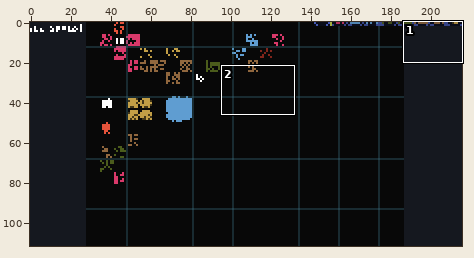
Sprite sheet: 12level.png. Above, an overview of the earlier version with the close-up marked.
Close-up. First the earlier version:
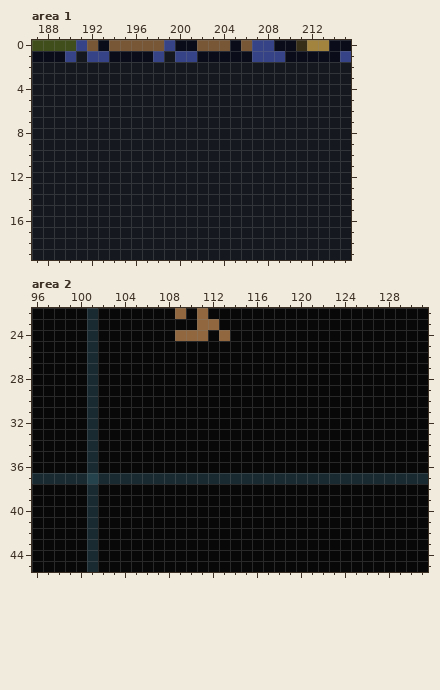
The file is 216x112 pixels. Colours within 5 levels of each other are drawn and written as one. Shown: area 1: x 187..215, y 0..19; area 2: x 96..131, y 22..45. The commit also changed other parts of the picture, which this record leaves out.
After the commit:
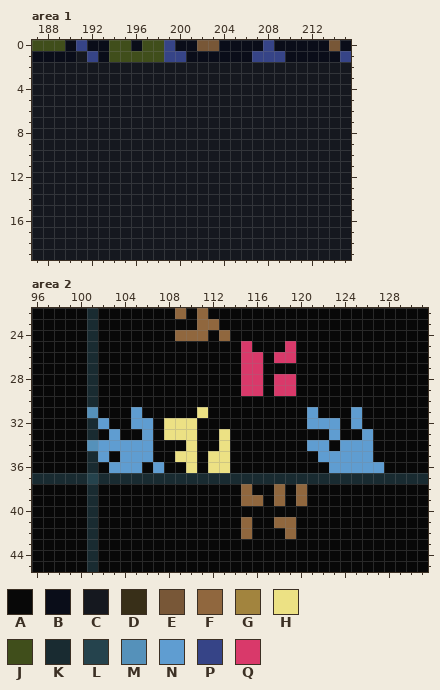
Palette (. is transparent): A #080808  B #0a0d19  C #15181f  D #382f18  E #785737  F #90673e  G #a2843e  H #ece184  J #404e1b  K #192b31  L #25434d  M #5591ba  N #5f9dd1  P #364487  Q #d9396a
The edit:
--- area 1
@@ x 187..215 @@
- 0 JJJJPEBEEEEEPBBEEEBEPPBBDGGBB
- 1 BBBPCPPBBBBPCPPBBBBBPPPBBBBBP
+ 0 JJJBPBBJJBJJPBBEEBBBBPBBBBBEB
+ 1 BBBBCPBJJJJJPPBBBBBBPPPBBBBBP
  2 CCCCCCCCCCCCCCCCCCCCCCCCCCCCC
--- area 2
@@ x 96..131 @@
 24 AAAAAKAAAAAAAFFFAFAAAAAAAAAAAAAAAAAA
-25 AAAAAKAAAAAAAAAAAAAAAAAAAAAAAAAAAAAA
-26 AAAAAKAAAAAAAAAAAAAAAAAAAAAAAAAAAAAA
-27 AAAAAKAAAAAAAAAAAAAAAAAAAAAAAAAAAAAA
-28 AAAAAKAAAAAAAAAAAAAAAAAAAAAAAAAAAAAA
-29 AAAAAKAAAAAAAAAAAAAAAAAAAAAAAAAAAAAA
+25 AAAAAKAAAAAAAAAAAAAQAAAQAAAAAAAAAAAA
+26 AAAAAKAAAAAAAAAAAAAQQAQQAAAAAAAAAAAA
+27 AAAAAKAAAAAAAAAAAAAQQAAAAAAAAAAAAAAA
+28 AAAAAKAAAAAAAAAAAAAQQAQQAAAAAAAAAAAA
+29 AAAAAKAAAAAAAAAAAAAQQAQQAAAAAAAAAAAA
 30 AAAAAKAAAAAAAAAAAAAAAAAAAAAAAAAAAAAA
-31 AAAAAKAAAAAAAAAAAAAAAAAAAAAAAAAAAAAA
-32 AAAAAKAAAAAAAAAAAAAAAAAAAAAAAAAAAAAA
-33 AAAAAKAAAAAAAAAAAAAAAAAAAAAAAAAAAAAA
-34 AAAAAKAAAAAAAAAAAAAAAAAAAAAAAAAAAAAA
-35 AAAAAKAAAAAAAAAAAAAAAAAAAAAAAAAAAAAA
-36 AAAAAKAAAAAAAAAAAAAAAAAAAAAAAAAAAAAA
+31 AAAAAMAAANAAAAAHAAAAAAAAANAAANAAAAAA
+32 AAAAAKNAANNAHHHAAAAAAAAAANNNANAAAAAA
+33 AAAAAKANAANAHHHAAHAAAAAAAAANAANAAAAA
+34 AAAAAMNNNNNAAAHAAHAAAAAAANNANNNAAAAA
+35 AAAAAKNANNNAAHHAHHAAAAAAAANNNNNAAAAA
+36 AAAAAKANNNANAAHAHHAAAAAAAAANNNNNAAAA
 37 KKKKKLKKKKKKKKKKKKKKKKKKKKKKKKKKKKKK
-38 AAAAAKAAAAAAAAAAAAAAAAAAAAAAAAAAAAAA
-39 AAAAAKAAAAAAAAAAAAAAAAAAAAAAAAAAAAAA
+38 AAAAAKAAAAAAAAAAAAAFAAFAFAAAAAAAAAAA
+39 AAAAAKAAAAAAAAAAAAAFFAFAFAAAAAAAAAAA
 40 AAAAAKAAAAAAAAAAAAAAAAAAAAAAAAAAAAAA
-41 AAAAAKAAAAAAAAAAAAAAAAAAAAAAAAAAAAAA
-42 AAAAAKAAAAAAAAAAAAAAAAAAAAAAAAAAAAAA
+41 AAAAAKAAAAAAAAAAAAAFAAFFAAAAAAAAAAAA
+42 AAAAAKAAAAAAAAAAAAAFAAAFAAAAAAAAAAAA
 43 AAAAAKAAAAAAAAAAAAAAAAAAAAAAAAAAAAAA
